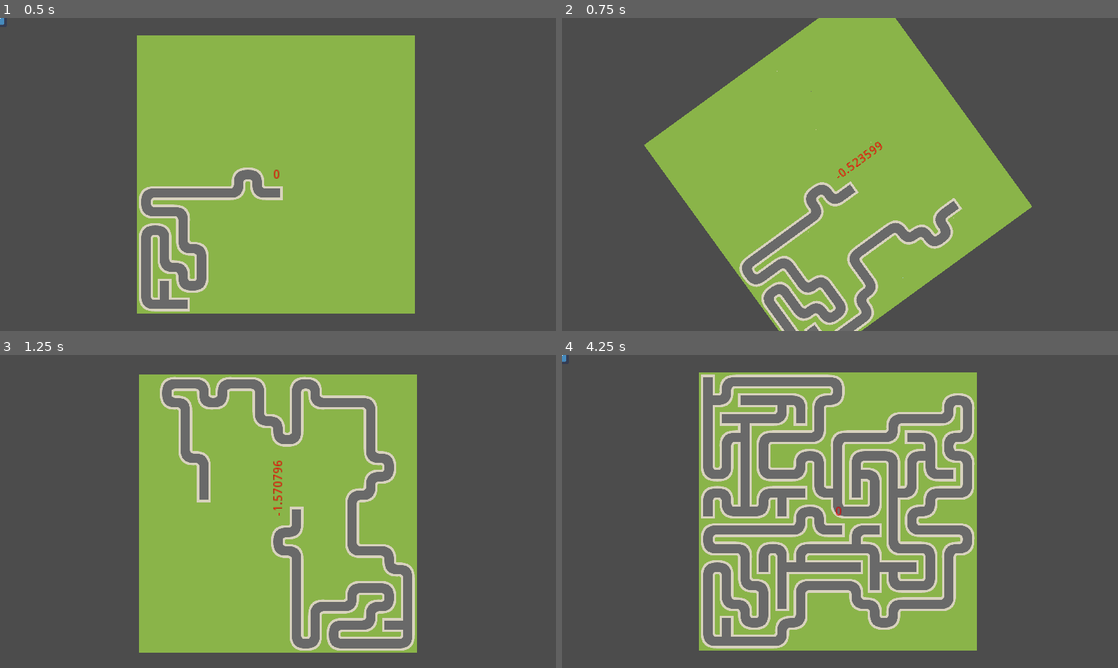
Above: before the commit, frames 1-4 (two rows, left to right).
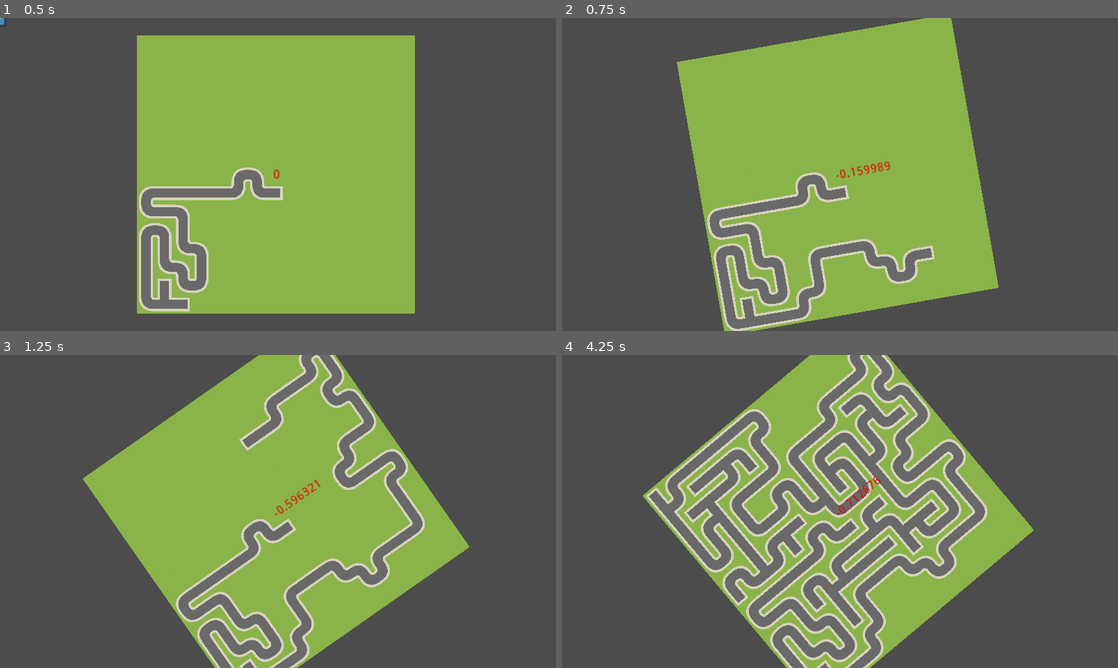
Above: after the commit, the same moments.

Repository: Nexe08/VimJam20220909
Game: Godot game, scene res://RootScene.tscn
The game is run twice, just before and just after one commit, with the same random seed, the same clock (stepped at 60 frames per second) and the same inputs. The engine's default icon, where the game draws it, is replaced by a stand-in: a white triangle on a blue panel in a dark square.
Inputs:
- Up to frame 1 (0.5 s): no input
- Up to frame 2 (0.75 s): hold Right (right) from 0.53 s (still down)
- Up to frame 3 (1.25 s): keep holding Right (right)
- Up to frame 4 (4.25 s): release Right (right) at 1.28 s; hold Left (left) 1.28-2.03 s; hold Right (right) 2.03-3.53 s; hold Left (left) from 3.53 s (still down)

Frame 1 is identical in both runs. In frame 2, 19% of the frame differs, in the area x 14-85%, y 0-100%; in frame 3, 27%; in frame 4, 37%, in the area x 0-85%, y 0-100%.

Commit message:
camera rotate with ease based on button press delay. rether then snaping on 90 degree + current rotation in degree.

Diff:
--- a/root_scene.gd
+++ b/root_scene.gd
@@ -12,23 +12,24 @@
 		Physics2DServer.AREA_PARAM_GRAVITY_VECTOR).y)
 	)
 
-	if maz_is_rotation == false:
-		if Input.is_action_just_pressed("left"):
-			maz_is_rotation = true
-			var tween = create_tween().set_ease(Tween.EASE_OUT)
-			tween.tween_property(camera, "rotation_degrees", camera.rotation_degrees - 90, .5)
-			yield(tween, "finished")
-			maz_is_rotation = false
-		elif Input.is_action_just_pressed("right"):
-			maz_is_rotation = true # -------
-			var tween = create_tween().set_ease(Tween.EASE_OUT)
-			tween.tween_property(camera, "rotation_degrees", camera.rotation_degrees + 90, .5)
-#			var dir = deg2rad(camera.rotation_degrees)
-#			Physics2DServer.area_set_param(\
-#				get_viewport().find_world_2d().get_space(), \
-#				Physics2DServer.AREA_PARAM_GRAVITY_VECTOR, Vector2(sin(dir), cos(dir)))
-			yield(tween, "finished") # -------
-			maz_is_rotation = false # -------
+	if Input.is_action_pressed("left"):
+		camera.rotation_degrees = lerp(camera.rotation_degrees, camera.rotation_degrees - 10, 5 * delta)
+	elif Input.is_action_pressed("right"):
+		camera.rotation_degrees = lerp(camera.rotation_degrees, camera.rotation_degrees + 10, 5 * delta)
+
+#	if maz_is_rotation == false:
+#		if Input.is_action_just_pressed("left"):
+#			maz_is_rotation = true
+#			var tween = create_tween().set_ease(Tween.EASE_OUT)
+#			tween.tween_property(camera, "rotation_degrees", camera.rotation_degrees - 90, .5)
+#			yield(tween, "finished")
+#			maz_is_rotation = false
+#		elif Input.is_action_just_pressed("right"):
+#			maz_is_rotation = true # -------
+#			var tween = create_tween().set_ease(Tween.EASE_OUT)
+#			tween.tween_property(camera, "rotation_degrees", camera.rotation_degrees + 90, .5)
+#			yield(tween, "finished") # -------
+#			maz_is_rotation = false # -------
 
 	var dir = deg2rad(camera.rotation_degrees + 90)
 	Physics2DServer.area_set_param(\
Not shown, changed: .mono/metadata/ide_messaging_meta.txt
